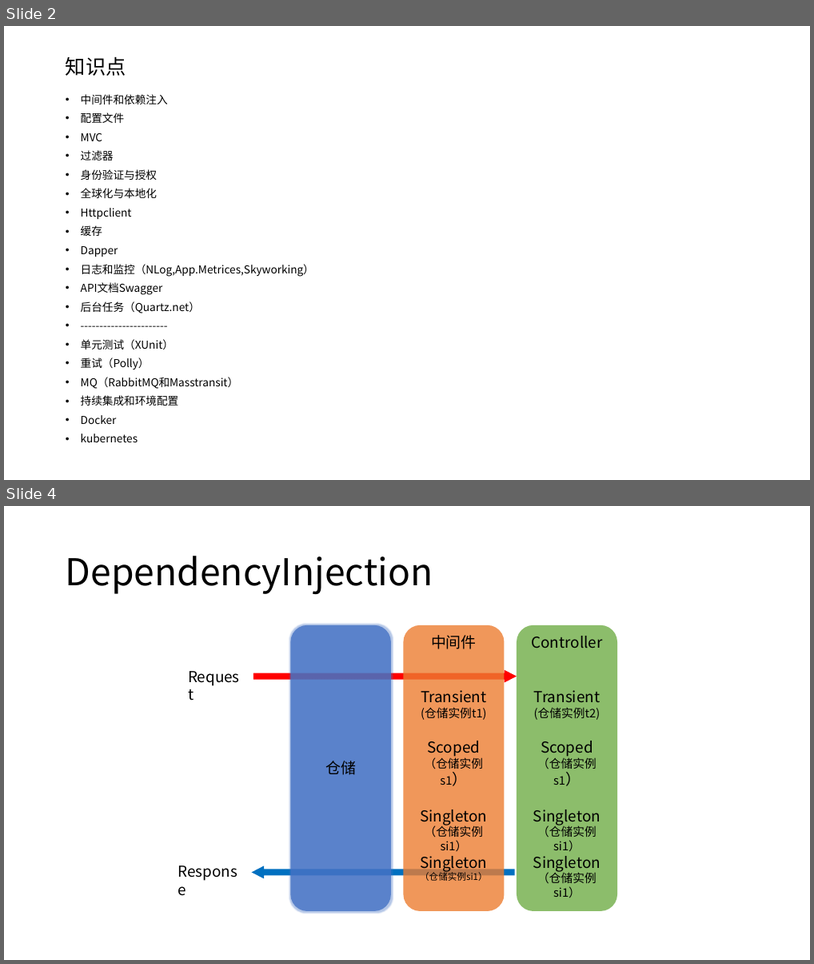
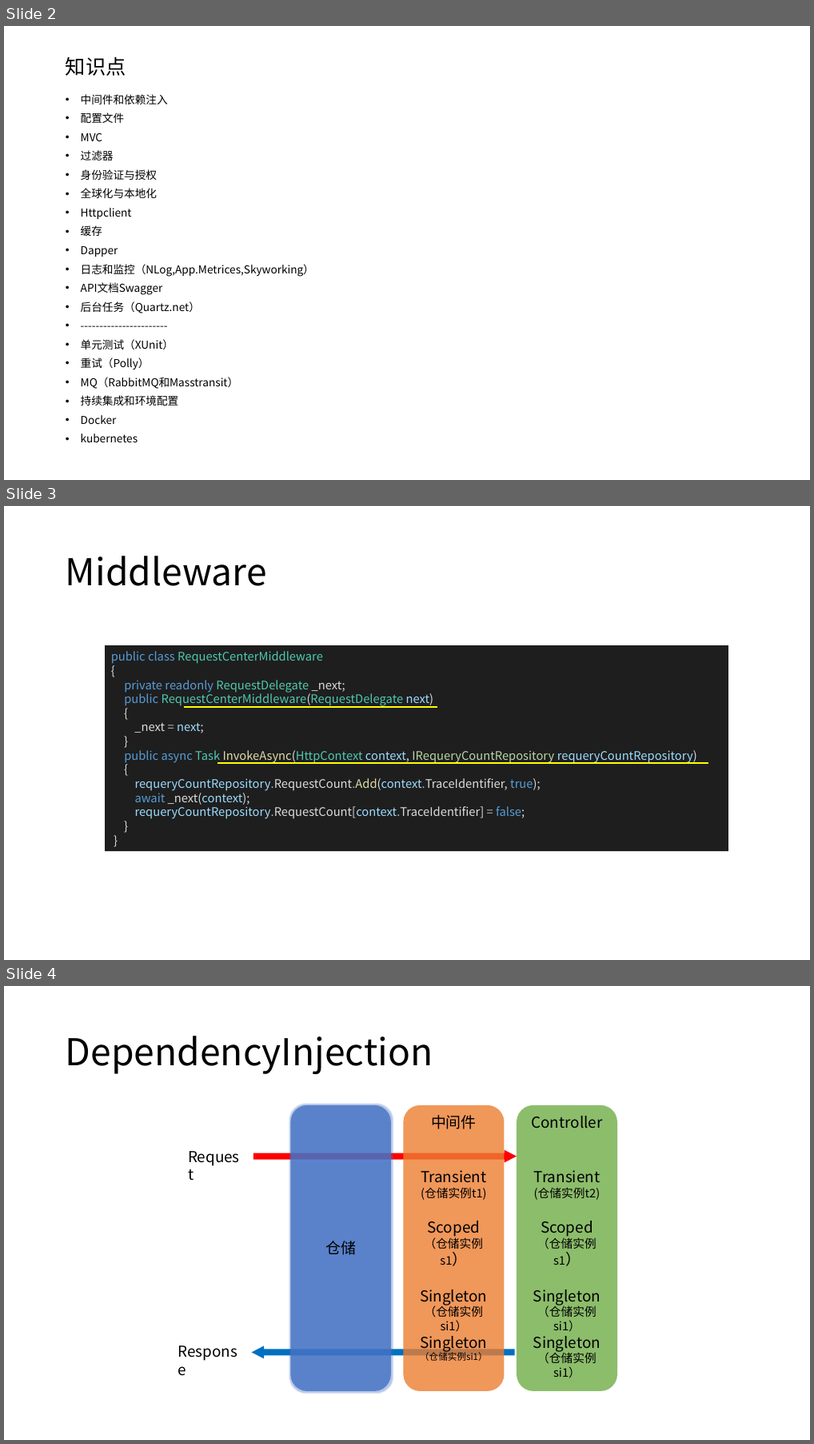
Before and after one commit to axzxs2001/aspnetcore5.0, a slide deck: aspnetcore3.0course/docs/aspnetcore3.0course.pptx. Shown one above the other, each under a label of ours: slides 2 and 4 before the commit, slides 2, 3 and 4 after it; the slides between them are not shown. The pictures are 814x964 and 814x1444 pixels, drawn with LibreOffice and Linux fonts; fonts in the diff are those of the drawing. Boxes give left, top, right and bottom in pixels: in the first picture for what was removed or moved away, otherwise in the second. Text is boxed around its words. In the diff, an @@ line names an element or a change of style, - is before the commit and + after.

```diff
--- a/aspnetcore3.0course/docs/aspnetcore3.0course.pptx
+++ b/aspnetcore3.0course/docs/aspnetcore3.0course.pptx
@@ slide 3 added at <box>4,506,810,960</box>, background #FFFFFF @@
@@ title added at <box>66,556,267,586</box>, 44 pt, text #000000 @@
+Middleware
@@ rectangle added at <box>105,645,729,851</box>, fill #1E1E1E, 14 pt, text #9CDCFE @@
+public class RequestCenterMiddleware
+{
+private readonly RequestDelegate _next;
+public RequestCenterMiddleware(RequestDelegate next)
+{
+_next = next;
+}
+public async Task InvokeAsync(HttpContext context, IRequeryCountRepository requeryCountRepository)
+{
+requeryCountRepository.RequestCount.Add(context.TraceIdentifier, true);
+await _next(context);
+requeryCountRepository.RequestCount[context.TraceIdentifier] = false;
+}
+}
@@ line added from (184, 707) to (438, 707), #FFFF00 2.25 pt @@
@@ line added from (218, 763) to (709, 763), #FFFF00 2.25 pt @@
```
Also in this commit, not shown: 1 slide changed, 1 slide removed, 3 other files.
